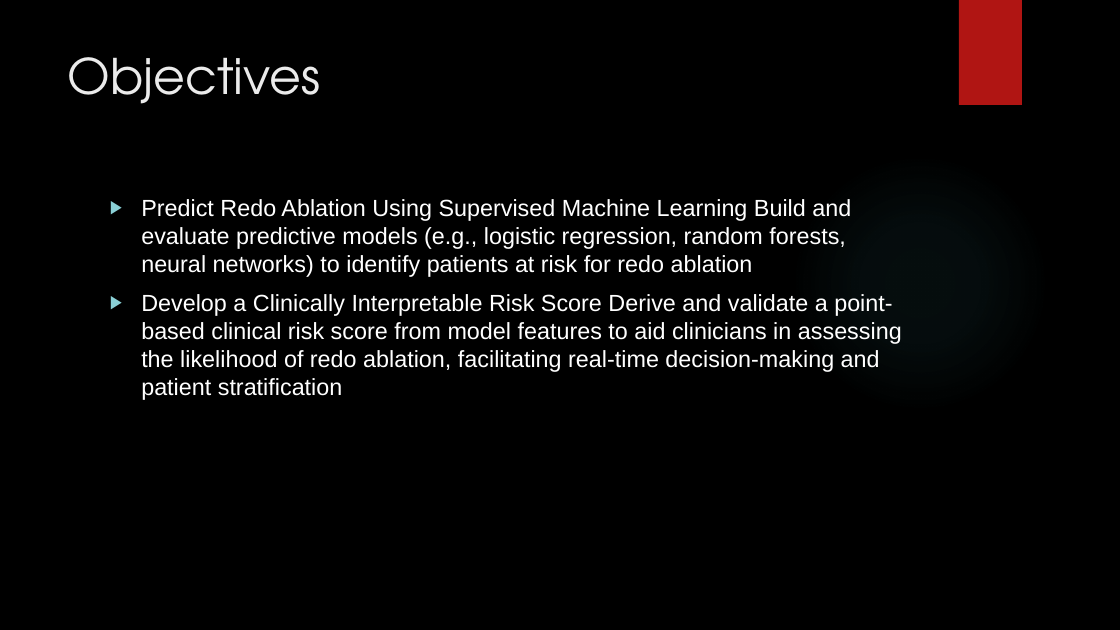
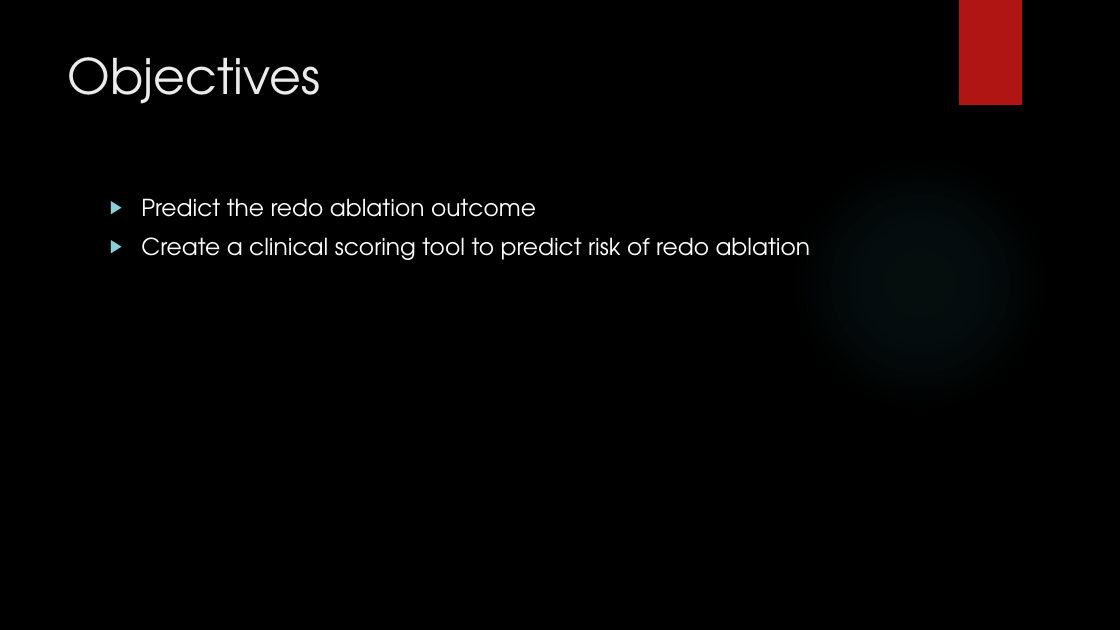
Before and after one commit to Vorlon41/Master-of-Data-Science-CU-Boulder-Colorado, a slide deck: slide 2 of Machine Learning/DTSA 5509 Introduction to Machine Learning Supervised Learning/Final/DTSA 5509 Supervised Learning Project.pptx. Drawn at 1120x630 pixels with LibreOffice and Linux fonts; fonts in the diff are those of the drawing; background and template pictures are left out. Boxes give left, top, right and bottom in pixels: in the first picture for what was removed or moved away, otherwise in the second. Text is boxed around its words. In the diff, an @@ line names an element or a change of style, - is before the commit and + after.

```diff
--- a/Machine Learning/DTSA 5509 Introduction to Machine Learning Supervised Learning/Final/DTSA 5509 Supervised Learning Project.pptx
+++ b/Machine Learning/DTSA 5509 Introduction to Machine Learning Supervised Learning/Final/DTSA 5509 Supervised Learning Project.pptx
@@ text at (x1=141, y1=198, x2=811, y2=260): text changed; font Arial to TeX Gyre Adventor @@
-▶ Predict Redo Ablation Using Supervised Machine Learning Build and evaluate predictive models (e.g., logistic regression, random forests, neural networks) to identify patients at risk for redo ablation
-▶ Develop a Clinically Interpretable Risk Score Derive and validate a point-based clinical risk score from model features to aid clinicians in assessing the likelihood of redo ablation, facilitating real-time decision-making and patient stratification
+▶ Predict the redo ablation outcome
+▶ Create a clinical scoring tool to predict risk of redo ablation
```
Also in this commit, not shown: 10 other slides changed, 1 slide added, 1 slide removed.
